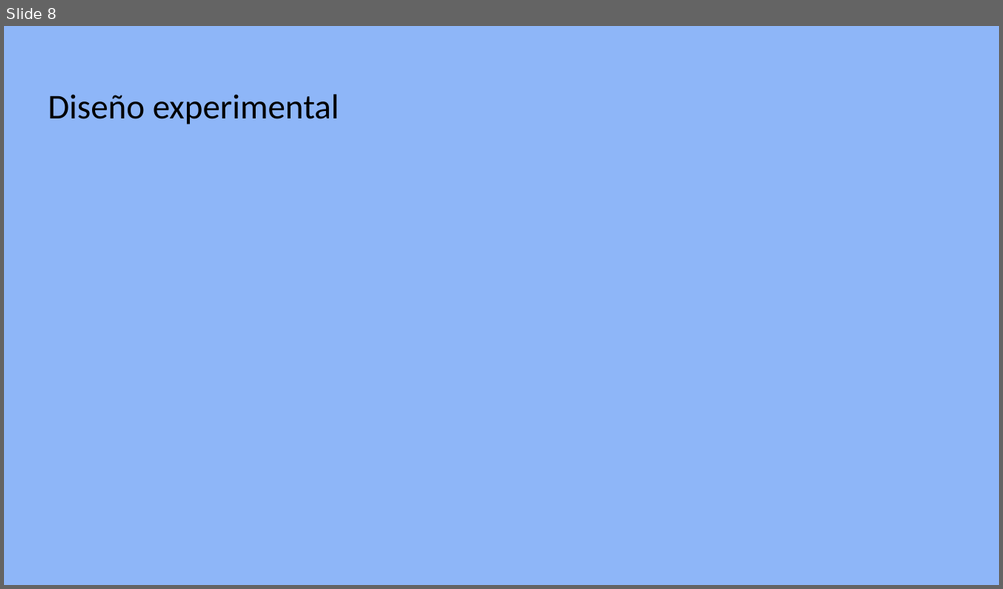
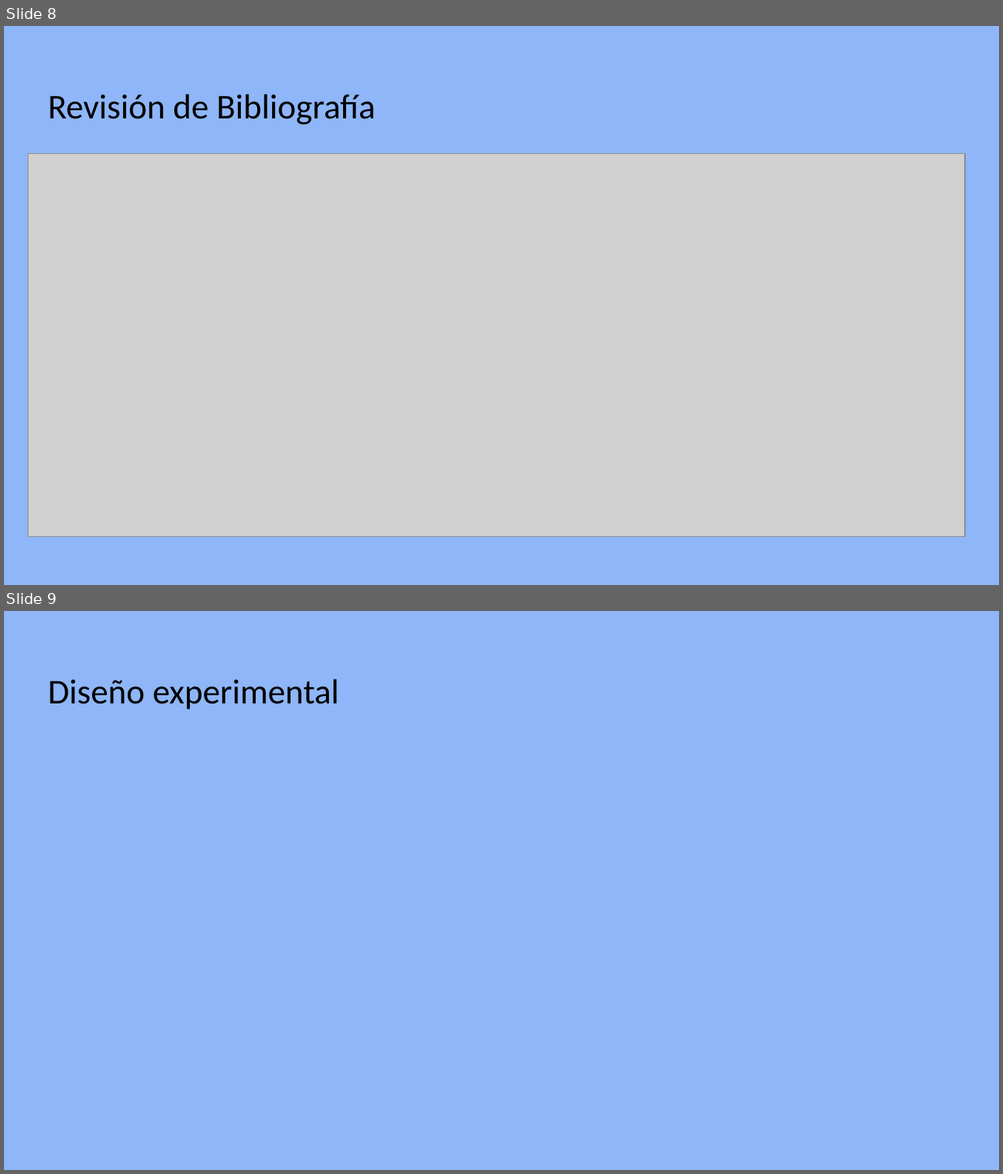
Before and after one commit to federicochecozzi/labo, a slide deck: src/Experimentos/Experimento segunda diferencia finita/Presentación del experimento de diferencia finita de segundo orden.pptx. Shown one above the other, each under a label of ours: slide 8 before the commit, slides 8 and 9 after it. The pictures are 1003x589 and 1003x1174 pixels, drawn with LibreOffice and Linux fonts; fonts in the diff are those of the drawing; grey boxes stand for pictures. Boxes give left, top, right and bottom in pixels: in the first picture for what was removed or moved away, otherwise in the second. Text is boxed around its words. In the diff, an @@ line names an element or a change of style, - is before the commit and + after.

```diff
--- a/src/Experimentos/Experimento segunda diferencia finita/Presentación del experimento de diferencia finita de segundo orden.pptx
+++ b/src/Experimentos/Experimento segunda diferencia finita/Presentación del experimento de diferencia finita de segundo orden.pptx
@@ slide 8 added at (4,26,999,585), background #8EB6F8 @@
@@ title added at (48,94,375,124), 25.2 pt, text #000000 @@
+Revisión de Bibliografía
@@ picture added at (28,153,965,537) @@
@@ what was slide 8 is now slide 9 @@
```
Also in this commit, not shown: 2 slides changed, 1 other file.
